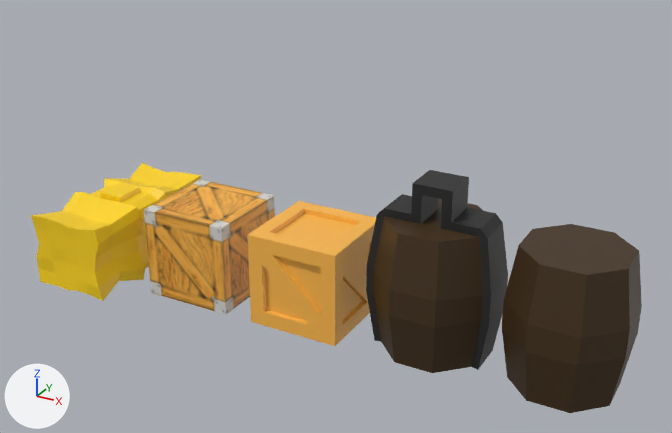
What one commit did to the FBX model Environment/Props/PropsBasic.fbx.
Both versions are drawn from a 50 mm camera at (2.87, -4.92, 3.23) aimed at (0.18, -0.04, 0.78). Arrows for +X, +Y and +Z are at lower left; the lights stay in place. The picture after the commit comes second. Where no turn or scale is listed for an object, it has been applied to the vertices. Vertices at exactly the same position are counted once.

Script lines for the objects in view, before the commit:
```python
me_mesh_001 = bpy.data.meshes.new('Mesh.001')
me_mesh_001.from_pydata(...)  # 68 vertices, 72 faces; spans x -0.419..0.419, y -0.37..0.37, z -0.007..1.157
me_mesh_001.materials.append(mat_propsbasic_material)  # picture img_propsbasic_albedo_jpg
me_mesh_002 = bpy.data.meshes.new('Mesh.002')
me_mesh_002.from_pydata(...)  # 72 vertices, 78 faces; spans x -0.329..0.329, y -0.329..0.329, z 0.0..0.657
me_mesh_002.materials.append(mat_propsbasic_material)  # picture img_propsbasic_albedo_jpg
me_mesh_003 = bpy.data.meshes.new('Mesh.003')
me_mesh_003.from_pydata(...)  # a box spanning x -0.329..0.329, y -0.329..0.329, z 0.0..0.658
me_mesh_003.materials.append(mat_propsbasic_material)  # picture img_propsbasic_albedo_jpg
me_mesh_004 = bpy.data.meshes.new('Mesh.004')
me_mesh_004.from_pydata(...)  # 196 vertices, 194 faces; spans x -0.315..0.315, y -0.619..0.619, z -0.021..0.59
me_mesh_004.materials.append(mat_propsbasic_material)  # picture img_propsbasic_albedo_jpg
ob_barrelwithring = bpy.data.objects.new('BarrelWithRing', me_mesh_001)
ob_barrelwithring.location = (0.891, 0.0, 0.0)
ob_box = bpy.data.objects.new('Box', me_mesh_003)
ob_box.location = (-0.857, 0.0, 0.0)
ob_crate = bpy.data.objects.new('Crate', me_mesh_002)
ob_crate.location = (0.009, 0.0, 0.0)
ob_haybale = bpy.data.objects.new('Haybale', me_mesh_004)
ob_haybale.location = (-1.691, 0.0, 0.0)
# also in view: 'Barrel' at (1.76, 0.0, 0.45)
```
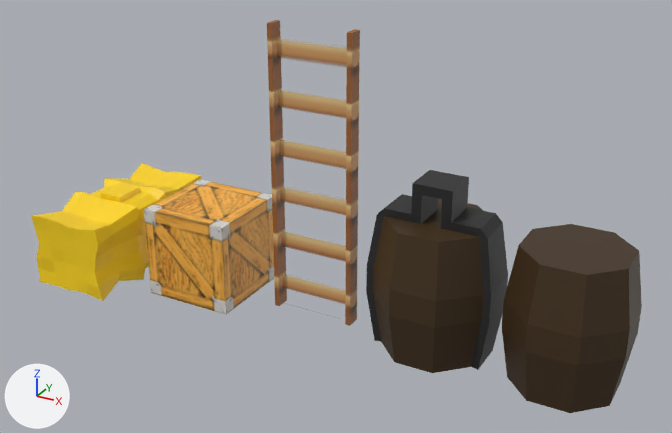
What differs and where, as boxes [x1, y1, x2, y2] in the pictures (672 x 433 px):
'Crate', deleted (orange)
    before: [247, 201, 376, 346]
'Box', recoloured, surface changed
    both: [144, 181, 273, 314]
'Ladder', added (brown)
    after: [267, 20, 360, 326]

What changed in the scene script:
```text
Add img_propsbasic_albedo_png:
    img_propsbasic_albedo_png = load_image('PropsBasic_Albedo.png', 'PropsBasic_Albedo.png', 512, 512, 'sRGB')
Add mat_propsbasic_mat:
    mat_propsbasic_mat = principled_material('PropsBasic_Mat')
    mat_propsbasic_mat.texture = img_propsbasic_albedo_png  # with its transparency
Change me_mesh_001:
    where me_mesh_001.from_pydata(...)  # 68 vertices, 72 faces; spans x -0.419..0.419, y -0.37..0.37, z -0.007..1.157
    remove me_mesh_001.materials.append(mat_propsbasic_material)  # picture img_propsbasic_albedo_jpg
    add me_mesh_001.materials.append(mat_propsbasic_mat)  # picture img_propsbasic_albedo_png
Change me_mesh_003:
    where me_mesh_003.from_pydata(...)  # 8 vertices, 6 faces; spans x -0.329..0.329, y -0.329..0.329, z 0.0..0.658
    used by ob_box; location = (-0.857, 0.0, 0.0)
    remove me_mesh_003.materials.append(mat_propsbasic_material)  # picture img_propsbasic_albedo_jpg
    me_mesh_003 part 1: texture (UV) coordinates of 5 of 6 faces, centred in x -0.329..0.329, y 0.0..0.329, z 0.0..0.658, changed; they spanned u 0.28..0.55, v 0.0..0.37 and now span u 0.37..0.46, v 0.0..0.09
    add me_mesh_003.materials.append(mat_propsbasic_mat)  # picture img_propsbasic_albedo_png
Add me_mesh_004_1:
    me_mesh_004_1.from_pydata(...)  # 20 vertices, 13 faces; spans x -0.3..0.3, y -0.05..0.05, z -1.0..1.0
    me_mesh_004_1.materials.append(mat_propsbasic_mat)  # picture img_propsbasic_albedo_png
Remove ob_crate:
    ob_crate = bpy.data.objects.new('Crate', me_mesh_002)
    ob_crate.location = (0.009, 0.0, 0.0)
Add ob_ladder:
    ob_ladder = bpy.data.objects.new('Ladder', me_mesh_004_1)
    ob_ladder.location = (0.0, 0.0, 1.0)
```
